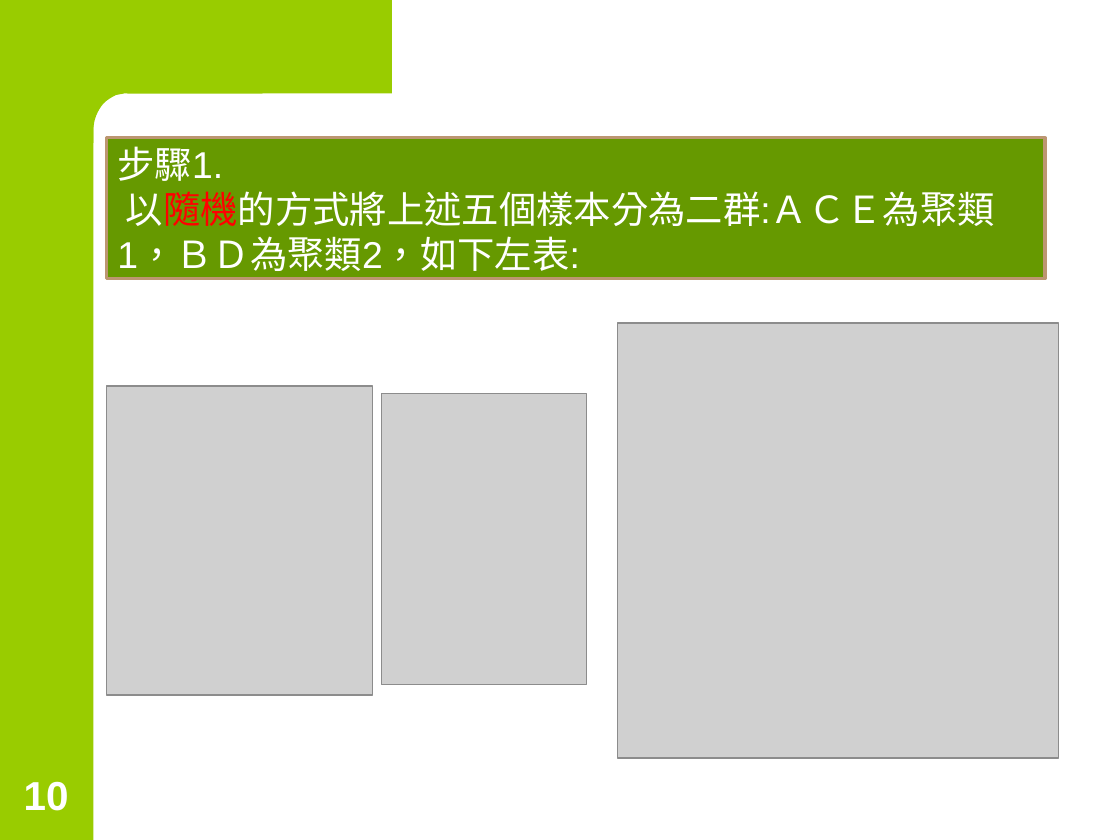
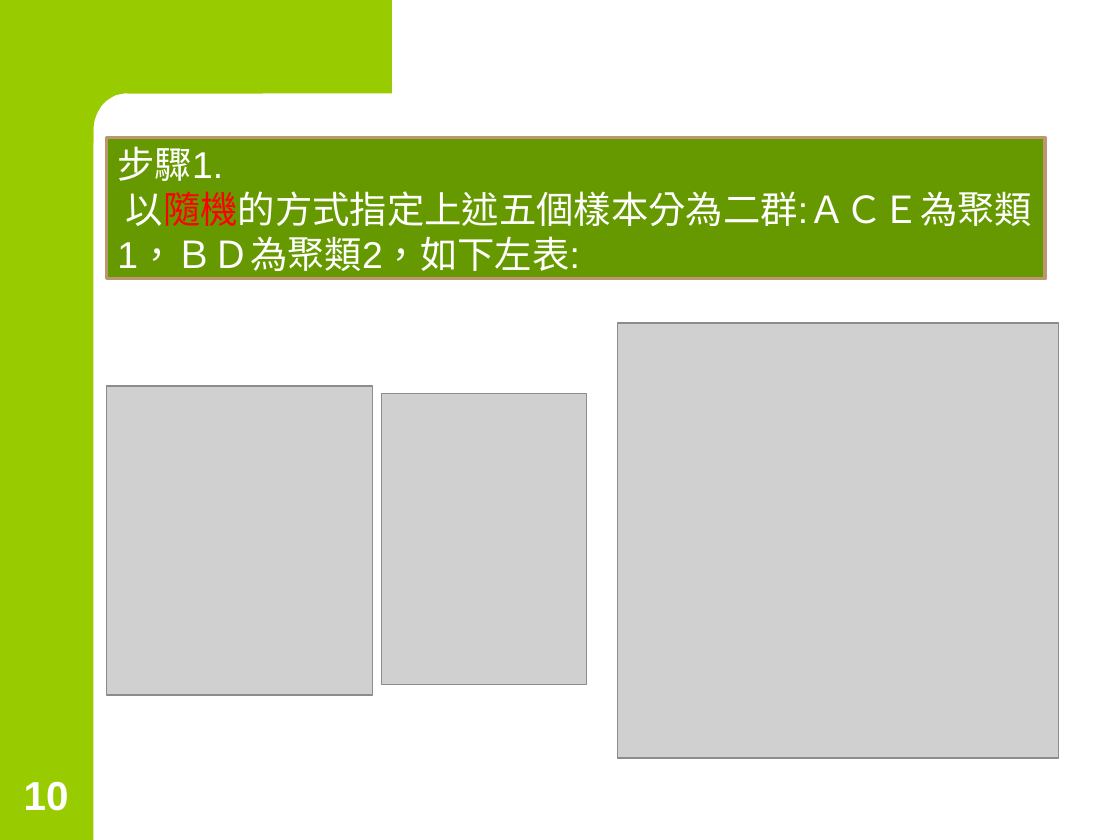
Before and after one commit to chih-chengwu/Data-Mining-MarkDown, a slide deck: slide 10 of 第5章_聚類分析-均值(K-means)聚類分析.pptx. Drawn at 1120x840 pixels with LibreOffice and Linux fonts; fonts in the diff are those of the drawing; grey boxes stand for pictures. Boxes give left, top, right and bottom in pixels: in the first picture for what was removed or moved away, otherwise in the second. Text is boxed around its words. In the diff, an @@ line names an element or a change of style, - is before the commit and + after.

```diff
--- a/第5章_聚類分析-均值(K-means)聚類分析.pptx
+++ b/第5章_聚類分析-均值(K-means)聚類分析.pptx
@@ text in rectangle at box(117, 191, 1032, 271): text changed @@
-以隨機的方式將上述五個樣本分為二群:ＡＣＥ為聚類1，ＢＤ為聚類2，如下左表:
+以隨機的方式指定上述五個樣本分為二群:ＡＣＥ為聚類1，ＢＤ為聚類2，如下左表:
```
Also in this commit, not shown: 3 other slides changed.
